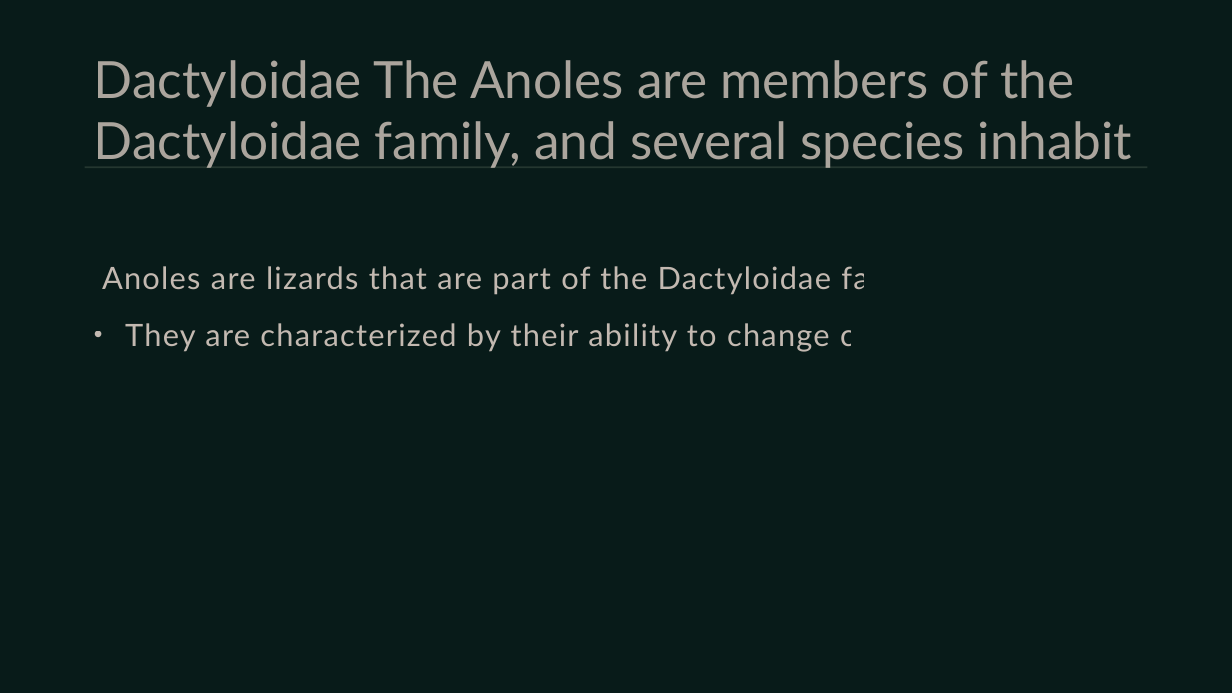
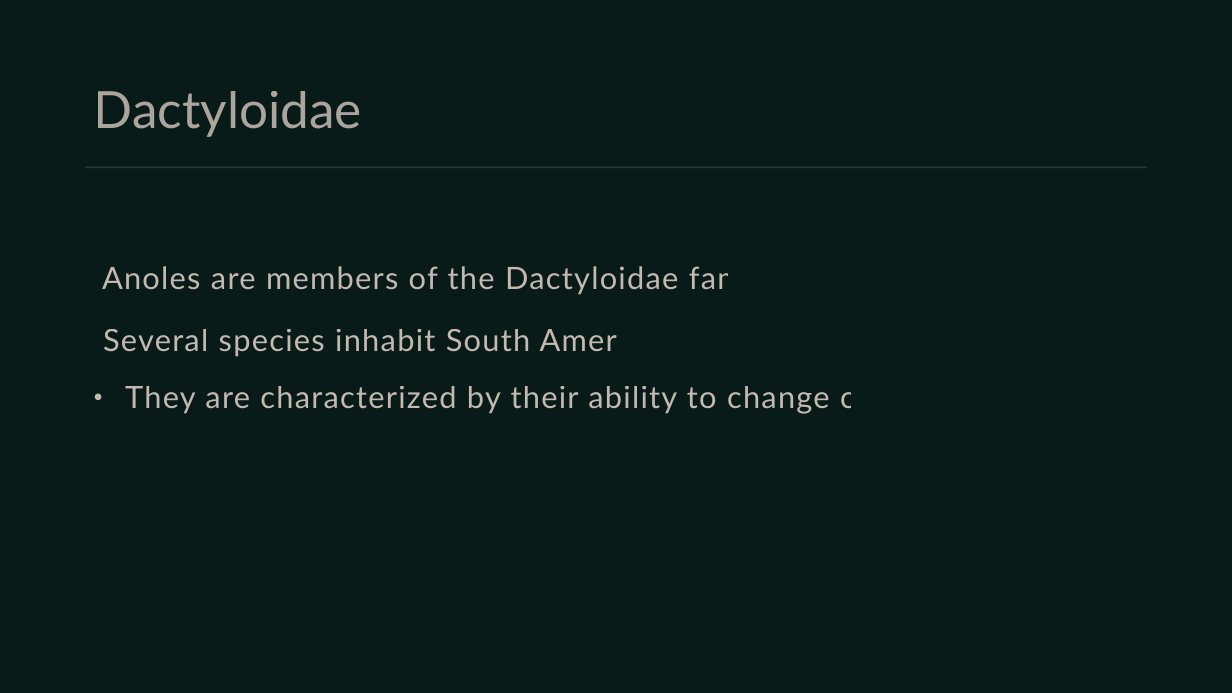
Before and after one commit to umarrasool15/Research2SlidesWebApp, a slide deck: slide 9 of pdfextraction/content/output/A Survey of South American Lizards Biodiversity and Ecological.pptx (slide 7 before the commit). Drawn at 1232x693 pixels with LibreOffice and Linux fonts; fonts in the diff are those of the drawing. Boxes give left, top, right and bottom in pixels: in the first picture for what was removed or moved away, otherwise in the second. Text is boxed around its words. In the diff, an @@ line names an element or a change of style, - is before the commit and + after.

```diff
--- a/pdfextraction/content/output/A Survey of South American Lizards Biodiversity and Ecological.pptx
+++ b/pdfextraction/content/output/A Survey of South American Lizards Biodiversity and Ecological.pptx
@@ title at box(94, 91, 362, 137): text changed @@
-Dactyloidae The Anoles are members of the Dactyloidae family, and several species inhabit
+Dactyloidae
@@ text at box(102, 266, 920, 414): text changed @@
-• Anoles are lizards that are part of the Dactyloidae family.
-  They are characterized by their ability to change color.
+• Anoles are members of the Dactyloidae family.
+  Several species inhabit South America.
+  They are characterized by their ability to change color.
```
Also in this commit, not shown: 10 other slides changed, 8 slides added, 2 slides removed, 48 other files.
